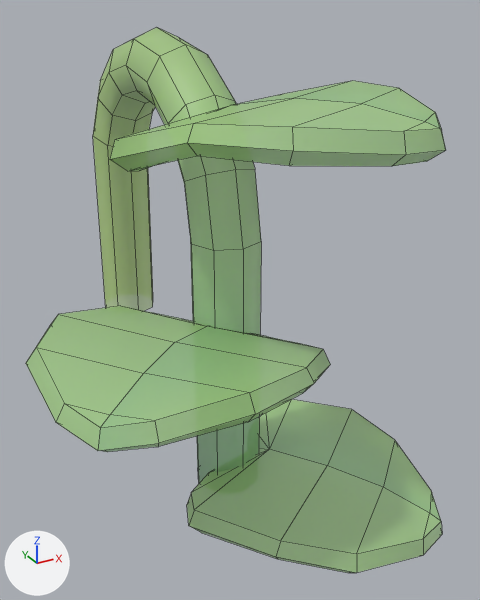
Renders of the FBX model Assets/Models/Tiny Treats plants/pothos_vine_small_A.fbx from each side of a commit.
Camera for both pictures: a 50 mm camera at (-0.212, -0.632, 0.242) aimed at (0.026, -0.199, 0.025). Lighting does not change. The marker at lower left points along +X, +Y and +Z. Mesh edges are drawn as thin lines. Objects named as collision shapes, trigger or cutter boxes, shadow casters or lower levels of detail are left out. Where no turn or scale is listed for an object, it has been applied to the vertices.

The older version as bpy lines, for what is in view:
```python
mat_tiny_treats_1 = bpy.data.materials.new('tiny_treats_1')
mat_tiny_treats_1.use_nodes = True; mat_tiny_treats_1.node_tree.nodes.clear()
_N = mat_tiny_treats_1.node_tree.nodes; _L = mat_tiny_treats_1.node_tree.links
n0 = _N.new('ShaderNodeBsdfPrincipled'); n0.name = 'Principled BSDF'
n1 = _N.new('ShaderNodeOutputMaterial'); n1.name = 'Material Output'
n2 = _N.new('ShaderNodeTexImage'); n2.name = 'Image Texture'
n2.image = img_tiny_treats_texture_1_png
n3 = _N.new('ShaderNodeTexImage'); n3.name = 'Image Texture.001'
n3.image = img_tiny_treats_texture_1_png
_L.new(n2.outputs[0], n0.inputs[0])  # 'Color' to 'Base Color'
_L.new(n3.outputs[0], n0.inputs[4])  # 'Color' to 'Alpha'
_L.new(n0.outputs[0], n1.inputs[0])  # 'BSDF' to 'Surface'
me_pothos_vine_small_a = bpy.data.meshes.new('pothos_vine_small_A')
me_pothos_vine_small_a.from_pydata(...)  # 231 vertices, 248 faces; spans x -0.153..0.14, y -0.372..0.027, z -0.142..0.228
me_pothos_vine_small_a.materials.append(mat_tiny_treats_1)
ob_pothos_vine_small_a = bpy.data.objects.new('pothos_vine_small_A', me_pothos_vine_small_a)
ob_pothos_vine_small_a.location = (0.0, 0.0, 0.0)
```
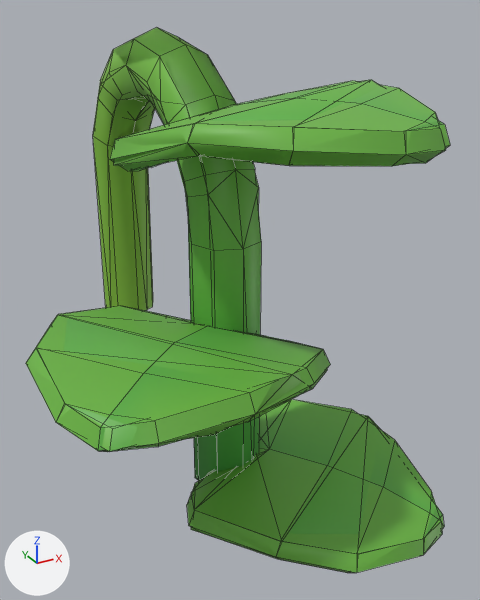
Location of each change, (x1, y1, x2, y2) in pixels of the pictures (480 x 600 px):
```json
{"object": "pothos_vine_small_A", "change": "surface changed", "before": [26, 27, 446, 573], "after": [26, 27, 446, 573]}
{"object": "pothos_vine_small_A_LOD1", "change": "added", "after": [26, 27, 450, 573], "on screen": "green"}
```

Edits to the scene script, one JSON object a line:
```json
{"op": "set", "path": "img_tiny_treats_texture_1_png", "old": "load_image('tiny_treats_texture_1.png', 'tiny_treats_texture_1.png', 1024, 1024, 'Non-Color')", "new": "load_image('tiny_treats_texture_1.png', 'tiny_treats_texture_1.png', 1024, 1024, 'sRGB')"}
{"op": "remove", "block": "mat_tiny_treats_1", "code": "n3 = _N.new('ShaderNodeTexImage'); n3.name = 'Image Texture.001'"}
{"op": "remove", "block": "mat_tiny_treats_1", "code": "n3.image = img_tiny_treats_texture_1_png"}
{"block": "mat_tiny_treats_1", "where": "n0 = _N.new('ShaderNodeBsdfPrincipled'); n0.name = 'Principled BSDF'"}
{"op": "remove", "block": "mat_tiny_treats_1", "code": "_L.new(n3.outputs[0], n0.inputs[4])  # 'Color' to 'Alpha'"}
{"block": "mat_tiny_treats_1", "where": "n2 = _N.new('ShaderNodeTexImage'); n2.name = 'Image Texture'"}
{"op": "add", "block": "mat_tiny_treats_1", "code": "_L.new(n2.outputs[1], n0.inputs[4])  # 'Alpha' to 'Alpha'"}
{"op": "add", "block": "me_pothos_vine_small_a_001", "code": ["me_pothos_vine_small_a_001 = bpy.data.meshes.new('pothos_vine_small_A.001')", "me_pothos_vine_small_a_001.from_pydata(...)  # 141 vertices, 169 faces; spans x -0.153..0.14, y -0.372..0.027, z -0.142..0.228", "me_pothos_vine_small_a_001.materials.append(mat_tiny_treats_1)  # picture img_tiny_treats_texture_1_png"]}
{"op": "add", "block": "ob_pothos_vine_small_a_lod1", "code": ["ob_pothos_vine_small_a_lod1 = bpy.data.objects.new('pothos_vine_small_A_LOD1', me_pothos_vine_small_a_001)", "ob_pothos_vine_small_a_lod1.location = (0.0, 0.0, 0.0)"]}
```
